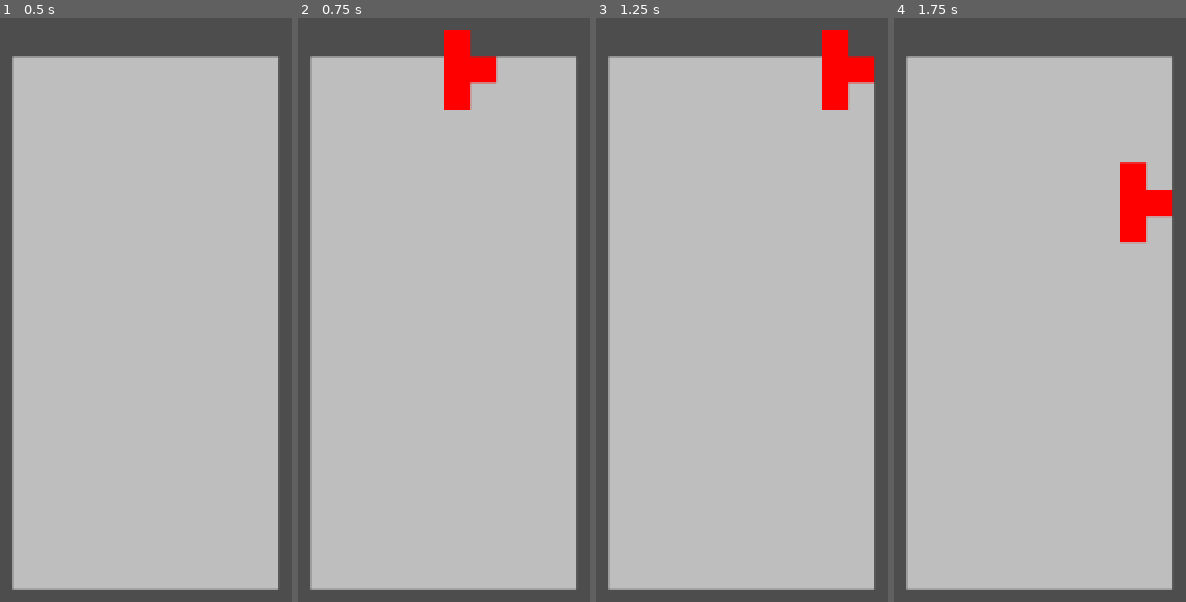
Above: before the commit, frames 1-4 (left to right).
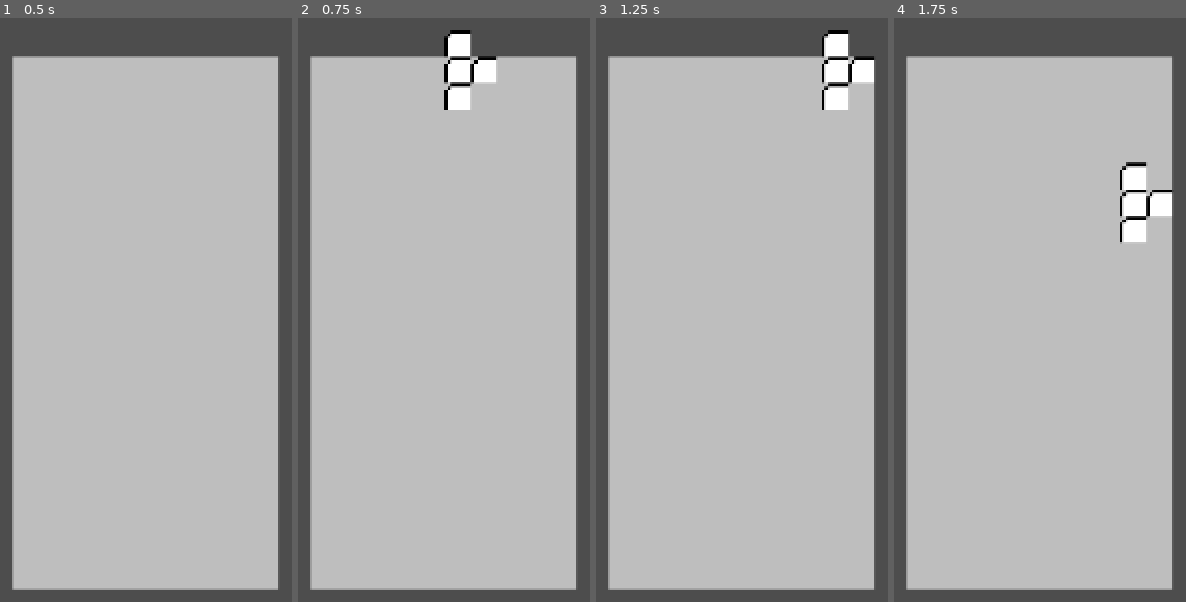
Above: after the commit, the same moments.

Repository: AsgerHB/create-jam-spring-2025
Game: Godot game, scene res://Scenes/Run.tscn
Two runs of this game, one before a commit and one after it. Both use one fixed random seed, a clock stepped at 60 frames per second and the inputs below.
Inputs:
- Up to frame 1 (0.5 s): no input
- Up to frame 2 (0.75 s): tap Enter at 0.5 s; hold Right (ui_right) from 0.53 s (still down)
- Up to frame 3 (1.25 s): keep holding Right (ui_right)
- Up to frame 4 (1.75 s): release Right (ui_right) at 1.28 s; hold Down (ui_down) from 1.28 s (still down)

Frame 1 is identical in both runs. In frame 2, 1.7% of the frame differs, in the area x 50-69%, y 2-16%; in frame 3, 1.7%; in frame 4, 1.8%, in the area x 77-96%, y 24-39%.

Commit message:
Added texture mapping for tetromino cell sprites

Diff:
--- a/Prefabs/Cell.tscn
+++ b/Prefabs/Cell.tscn
@@ -1,6 +1,9 @@
-[gd_scene load_steps=2 format=3 uid="uid://cuo37ijhwa1ew"]
+[gd_scene load_steps=3 format=3 uid="uid://cuo37ijhwa1ew"]
 
 [ext_resource type="Script" uid="uid://yr2tvymwtp2h" path="res://Scripts/Cell.gd" id="1_tf5rp"]
+[ext_resource type="Texture2D" uid="uid://rcnkvakcmdfc" path="res://Sprites/BaseSprite.png" id="2_7g4dk"]
 
 [node name="Cell" type="Node2D"]
 script = ExtResource("1_tf5rp")
+sprite_state = 0
+sprite_sheet = ExtResource("2_7g4dk")
--- /dev/null
+++ b/Scenes/SpriteRendering.tscn
@@ -0,0 +1,3 @@
+[gd_scene format=3 uid="uid://by152g082xx5e"]
+
+[node name="SpriteRendering" type="Node2D"]
--- a/Scripts/Cell.gd
+++ b/Scripts/Cell.gd
@@ -11,19 +11,81 @@
 const cell_complexity_score = {
 	Type.Standard: 1
 }
+# All the different states that a sprite can be in
+enum State {
+	CellTopLeft,
+	CellTop,
+	CellTopRight,
+	CellRight,
+	CellMiddle,
+	CellLeft,
+	CellBottomRight,
+	CellBottom,
+	CellBottomLeft,
+	EndLeft,
+	EndTop,
+	EndRight,
+	EndBottom,
+	TTop,
+	TLeft,
+	TRight,
+	TBottom,
+	Horizontal,
+	Vertical,
+	Single,
+	CornerTopRight,
+	CornerTopLeft,
+	CornerButtomRight,
+	CornerButtomLeft
+}
+# A mapping of a sprite's state and where it maps to in the sprite sheet
+const SpriteCoords: Dictionary[State, Vector2i] = {
+	State.CellTopLeft: Vector2i(0,0),
+	State.CellTop: Vector2i(8,0),
+	State.CellTopRight: Vector2i(16,0),
+	State.EndLeft: Vector2i(24,0),
+	State.EndBottom: Vector2i(32,0),
+	State.TRight: Vector2i(40,0),
+	State.CellLeft: Vector2i(0,8),
+	State.CellMiddle: Vector2i(8,8),
+	State.CellRight: Vector2i(16,8),
+	State.EndTop: Vector2i(24,8),
+	State.EndRight: Vector2i(32,8),
+	State.TTop: Vector2i(40,8),
+	State.CellBottomLeft: Vector2i(0,16),
+	State.CellBottom: Vector2i(8,16),
+	State.CellBottomRight: Vector2i(16,16),
+	State.CornerTopLeft: Vector2i(24,16),
+	State.CornerTopRight: Vector2i(32,16),
+	State.TLeft: Vector2i(40,16),
+	State.Horizontal: Vector2i(0,24),
+	State.Vertical: Vector2i(8,24),
+	State.Single: Vector2i(16,24),
+	State.CornerButtomLeft: Vector2i(24,24),
+	State.CornerButtomRight: Vector2i(32,24),
+	State.TBottom: Vector2i(40,24),
+}
 
 @export var type: Type = Type.Standard;
+@export var sprite_state: State = State.CellMiddle
+@export var sprite_sheet: Texture2D:
+	set(value):
+		sprite_sheet = value
+		queue_redraw()
+
 
 # NOTE: Local coord if in falling tetriminos
 var grid_pos: Vector2i
 
 func _draw() -> void:
 	const rec = Rect2(-CELL_SIZE / 2, -CELL_SIZE / 2, CELL_SIZE, CELL_SIZE)
-	# TODO: Use sprites
-	if type == Type.Standard:
-		draw_rect(rec, Color.RED)
-	else:
-		draw_rect(rec, Color.MAGENTA)
+	var sprite_coords = SpriteCoords[sprite_state]
+	draw_texture_rect_region(sprite_sheet,rec, Rect2(sprite_coords.x, sprite_coords.y, 8,8))
+	# TODO: Use,
+	#if type == Type.Standard:
+	#	draw_rect(rec, Color.RED)
+	#else:
+	#	draw_rect(rec, Color.MAGENTA)
 
 
 func on_destroy(game: TetrisGame) -> bool:
--- a/project.godot
+++ b/project.godot
@@ -24,3 +24,8 @@
 window/size/viewport_width=1920
 window/size/viewport_height=1080
 window/size/resizable=false
+
+[rendering]
+
+textures/canvas_textures/default_texture_filter=0
+textures/lossless_compression/force_png=true
Binary file added: Sprites/BaseSprite.png
Not shown, added: Sprites/BaseSprite.png.import
Binary file added: Sprites/BombSprite.png
Not shown, added: Sprites/BombSprite.png.import
Binary file added: Sprites/SandSprite.png
Not shown, added: Sprites/SandSprite.png.import
